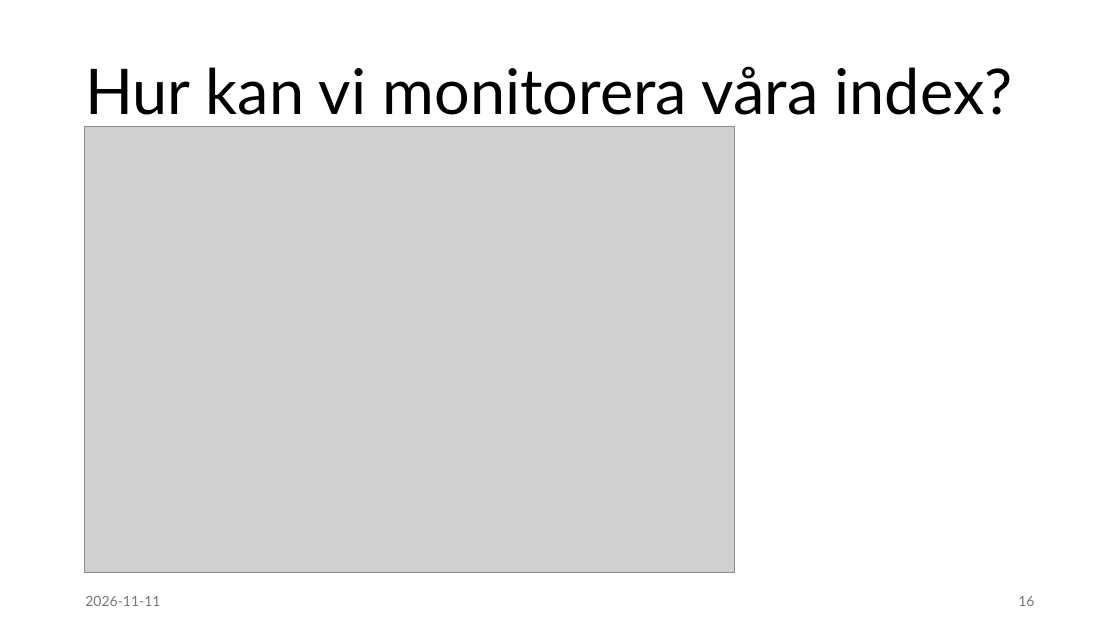
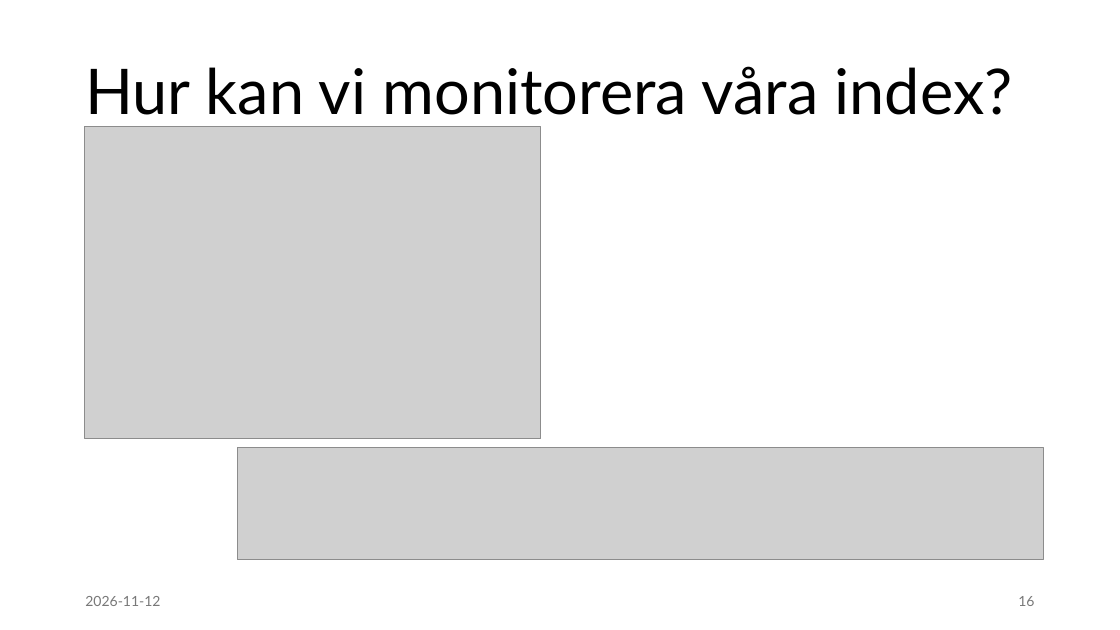
Before and after one commit to moppis/indexing, a slide deck: slide 16 of presentation/Indexering.pptx. Drawn at 1120x630 pixels with LibreOffice and Linux fonts; fonts in the diff are those of the drawing; grey boxes stand for pictures. Boxes give left, top, right and bottom in pixels: in the first picture for what was removed or moved away, otherwise in the second. Text is boxed around its words. In the diff, an @@ line names an element or a change of style, - is before the commit and + after.

```diff
--- a/presentation/Indexering.pptx
+++ b/presentation/Indexering.pptx
@@ picture: place and size @@
-picture at [85, 126, 735, 572]
+picture at [85, 126, 541, 439]
@@ picture added at [238, 448, 1044, 560] @@
@@ text at [85, 596, 160, 606]: text changed @@
-2026-11-11
+2026-11-12
```
Also in this commit, not shown: 19 other slides changed.
